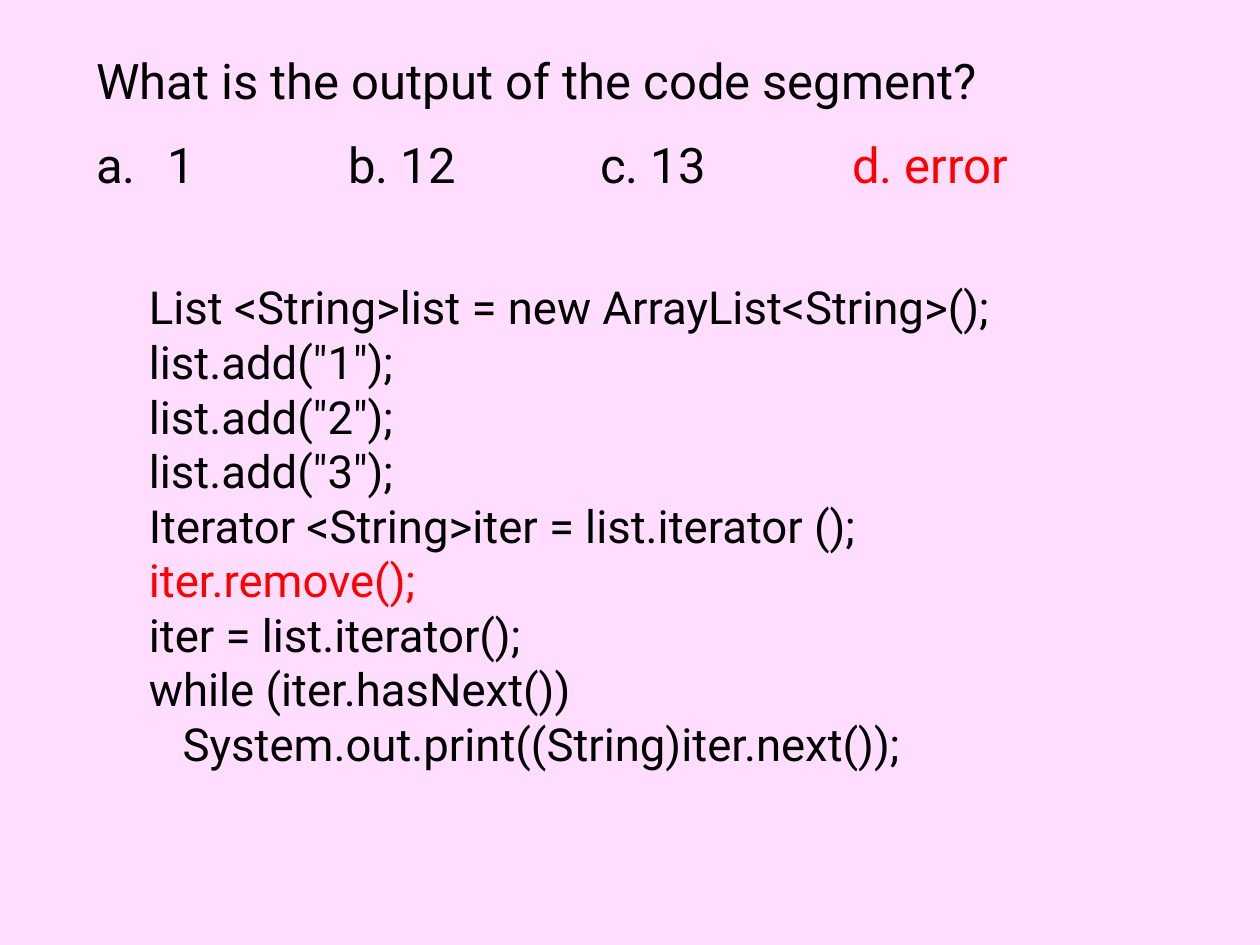
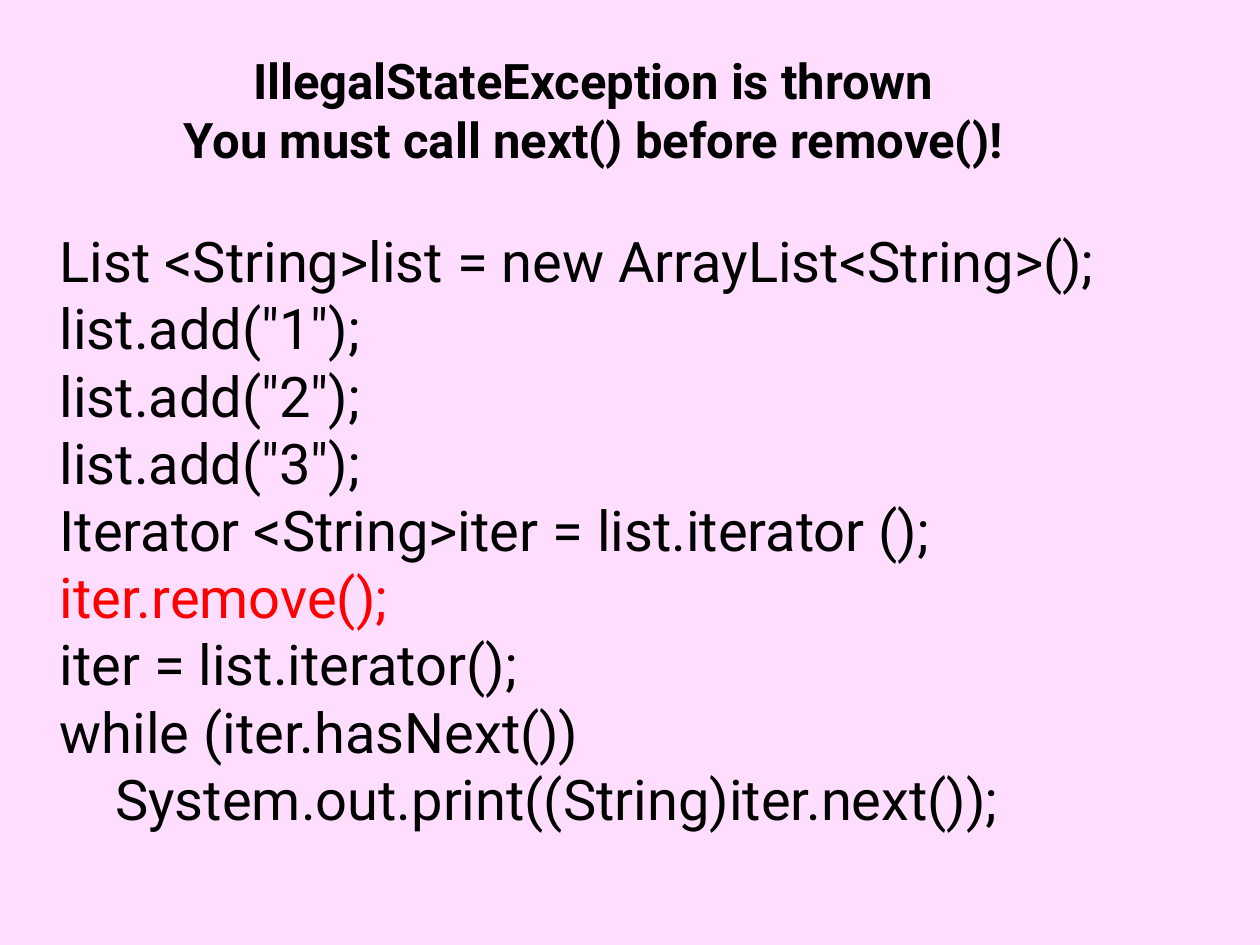
Before and after one commit to Cy-FairCS/cs3, a slide deck: slide 56 of u02c_iterators/notes1_iterators/5a.iterators.pptx. Drawn at 1260x945 pixels with LibreOffice and Linux fonts; fonts in the diff are those of the drawing. Boxes give left, top, right and bottom in pixels: in the first picture for what was removed or moved away, otherwise in the second. Text is boxed around its words. In the diff, an @@ line names an element or a change of style, - is before the commit and + after.

```diff
--- a/u02c_iterators/notes1_iterators/5a.iterators.pptx
+++ b/u02c_iterators/notes1_iterators/5a.iterators.pptx
@@ text at (184, 62, 1002, 169): text changed; bold on @@
-What is the output of the code segment?
-a. 1 b. 12 c. 13 d. error
+IllegalStateException is thrown
+You must call next() before remove()!
@@ text "List <String>list = new ArrayList<String>();": place and size @@
-text "List <String>list = new ArrayList<String>();" at (149, 287, 988, 772)
+text "List <String>list = new ArrayList<String>();" at (60, 237, 1094, 833)
@@ text "List <String>list = new ArrayList<String>();" at (60, 237, 1094, 833): size 26 to 32 pt @@
```
Also in this commit, not shown: 6 other slides changed, 1 other file.
